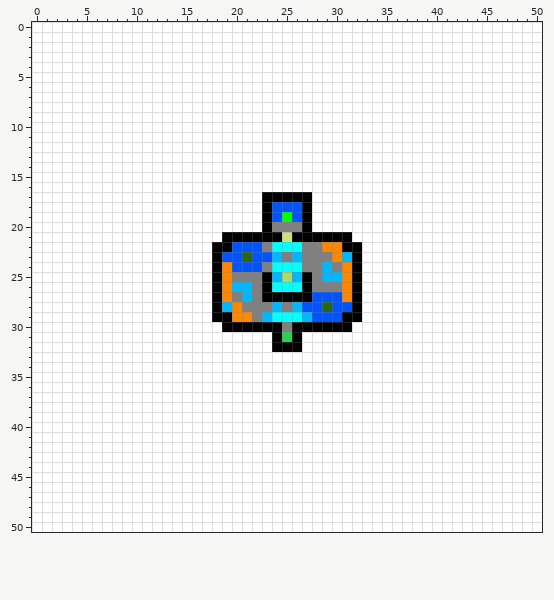
Two versions of one pixel-art sprite, Assets/GameData/Levels/Onboarding_Sublevels/PaintedSublevels/OB_Slvl_06.png. The first picture shows the starting point.
The file is 51x51 pixels.
After the commit:
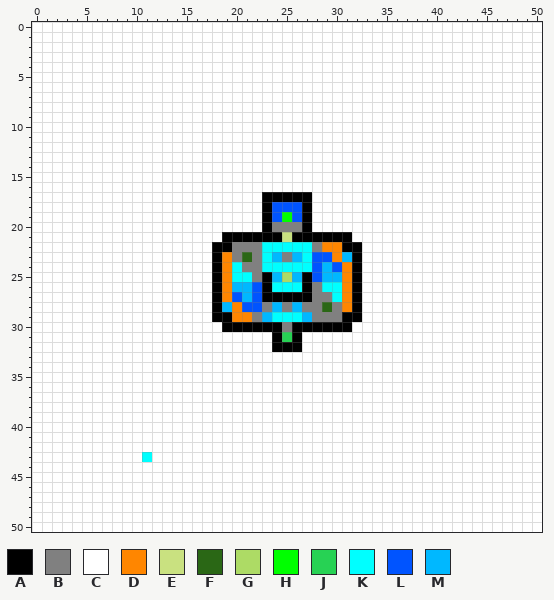
Palette (. is transparent): A #000000  B #808080  C #ffffff  D #ff8600  E #c9e180  F #2a6715  G #addb65  H #00ff00  J #27d254  K #00ffff  L #0054ff  M #00b8ff
The exact change:
The author changed colour L to colour B in row 22 at x 20 to 22; in row 23 at x 20 and 22; in row 24 at x 21 to 22; in row 27 at x 28 to 29; in row 28 at x 27 to 28 and 30; in row 29 at x 28 to 30.
The author changed colour L to colour D in row 23 at x 19; in row 28 at x 31.
The author changed colour B to colour K in row 22 at x 23 and 27; in row 23 at x 27; in row 24 at x 23 and 27; in row 25 at x 20 to 21; in row 26 at x 29 to 30.
The author changed colour C to colour K in row 43 at x 11.
The author changed colour L to colour K in row 23 at x 23; in row 24 at x 20; in row 27 at x 30.
The author changed colour B to colour L in row 23 at x 28 to 29; in row 24 at x 28 and 30; in row 25 at x 28; in row 26 at x 22; in row 27 at x 20 and 22; in row 28 at x 21 to 22.
Boxes around the changes in both pictures, in picture pixels (x1, y1, x2, y2):
changed: (222, 242, 272, 312)
changed: (302, 242, 352, 322)
changed: (142, 452, 152, 462)
